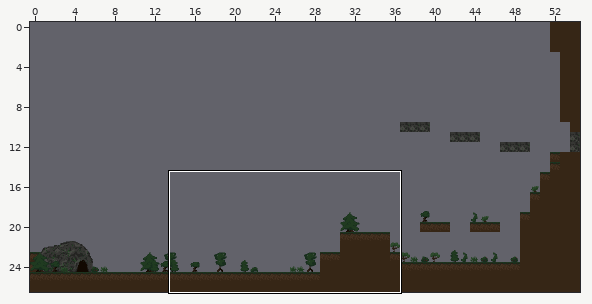
Two states of a Tiled map, assets/data/stage1_gather_full.tmx. The first picture is a wide view before the edit; the outline marks the close-up.
Close-up. Before the commit:
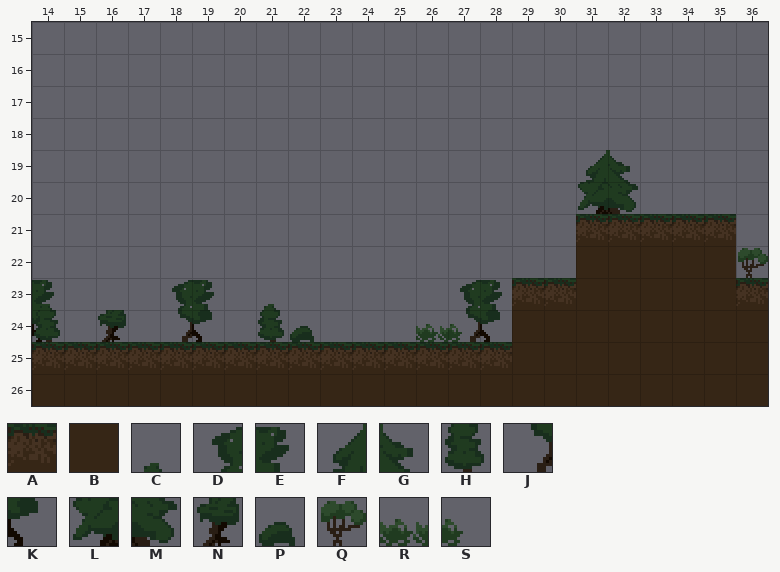
Cells are 16x16 px. Shown: x 14..36, y 15..26. The commit also changed other parts of the map, which this record leaves out.
Key: from "tileset.png": A 8, B 9, C 16, D 18, E 19, F 20, G 21, H 24, J 26, K 27, L 28, M 29, N 30, P 32, Q 37, R 40, S 41.
_ is an empty cell, # one hidden under a higher layer.
Layer "tiles" before, first column x 14:
15 _______________________
16 _______________________
17 _______________________
18 _______________________
19 _______________________
20 _______________________
21 _________________AAAAA_
22 _________________BBBBB_
23 E______C_______AABBBBBA
24 K______H____RS_BBBBBBBB
25 AAAAAA##AAAAAAABBBBBBBB
26 BBBBBBBBBBBBBBBBBBBBBBB
Layer "tiles2" before, first column x 14:
15 _______________________
16 _______________________
17 _______________________
18 _______________________
19 _________________FG____
20 _________________LM____
21 _______________________
22 ______________________Q
23 C___DE_________________
24 H_N_JK__P______________
25 ______AA_______________
26 _______________________
The result:
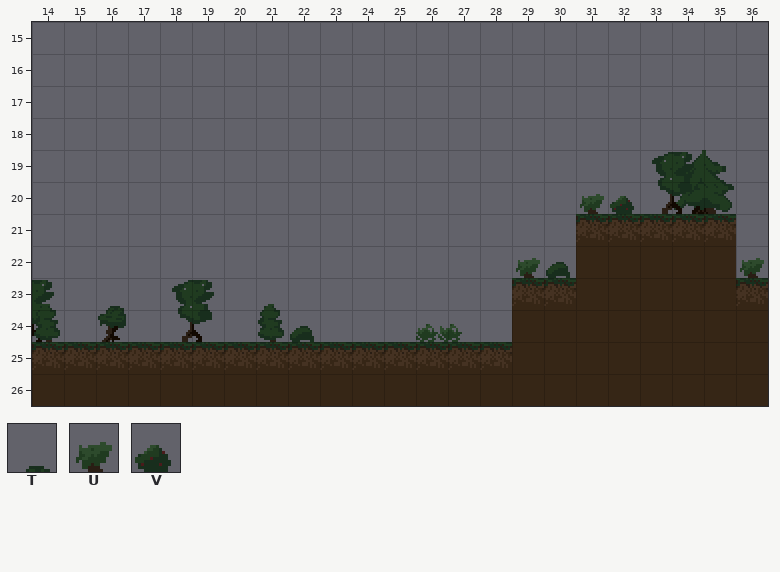
Further tiles: from "tileset.png": T 22, U 33, V 35.
From old to new:
Layer "tiles":
y 19: x 34..35 __ -> FG
y 20: x 34..35 __ -> LM
Layer "tiles2":
y 19: x 31..34 FG__ -> __DE
y 20: x 31..34 LM__ -> __JK
y 22: x 30 _ -> P; x 36 Q -> _
y 23: x 16 _ -> T
Layer "top":
y 20: x 31..32 __ -> UV
y 22: x 29 _ -> U; x 36 _ -> U
y 23: x 27..28 DE -> __
y 24: x 27..28 JK -> __
Changed places in both close-ups, as pixel boxes (x1, y1, x2, y2):
changed: (578, 150, 734, 214)
changed: (460, 258, 570, 342)
changed: (738, 248, 768, 278)
added: (108, 306, 124, 310)
